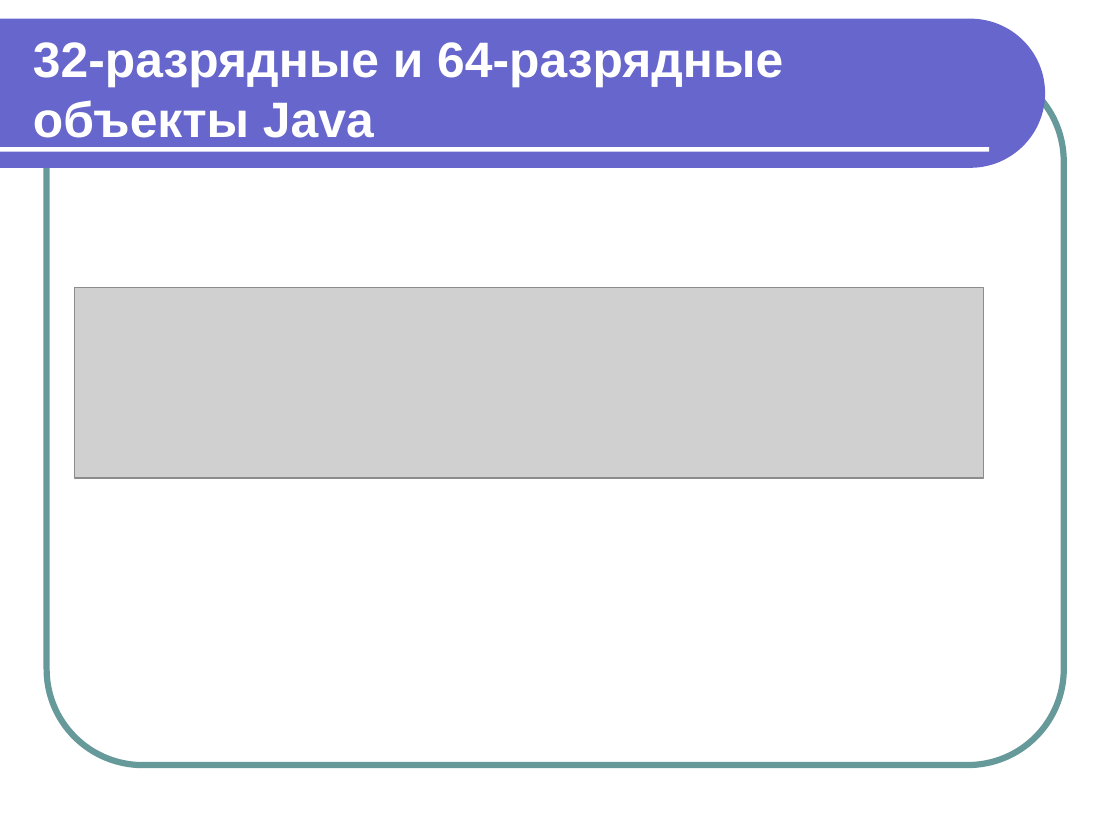
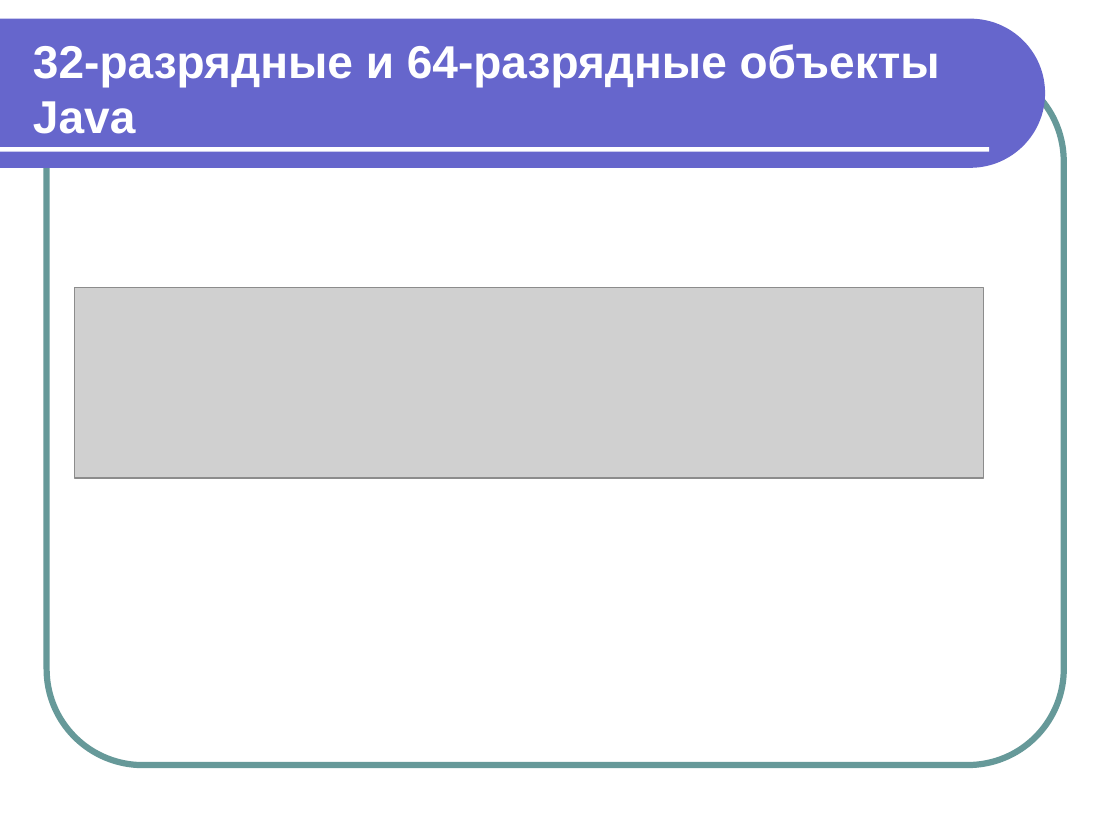
Before and after one commit to maxchv/JavaLessons, a slide deck: slide 12 of Lesson07/Modul 7 OOP chast 5 sborshik musora.ppt. Drawn at 1120x840 pixels with LibreOffice and Linux fonts; fonts in the diff are those of the drawing; grey boxes stand for pictures. Boxes give left, top, right and bottom in pixels: in the first picture for what was removed or moved away, otherwise in the second. Text is boxed around its words. In the diff, an @@ line names an element or a change of style, - is before the commit and + after.

```diff
--- a/Lesson07/Modul 7 OOP chast 5 sborshik musora.ppt
+++ b/Lesson07/Modul 7 OOP chast 5 sborshik musora.ppt
@@ text "32-разрядные и 64-разрядные объекты Java" at bbox=[33, 44, 940, 134]: size 32 to 29.6 pt @@
```
Also in this commit, not shown: 5 other slides changed, 17 other files.
